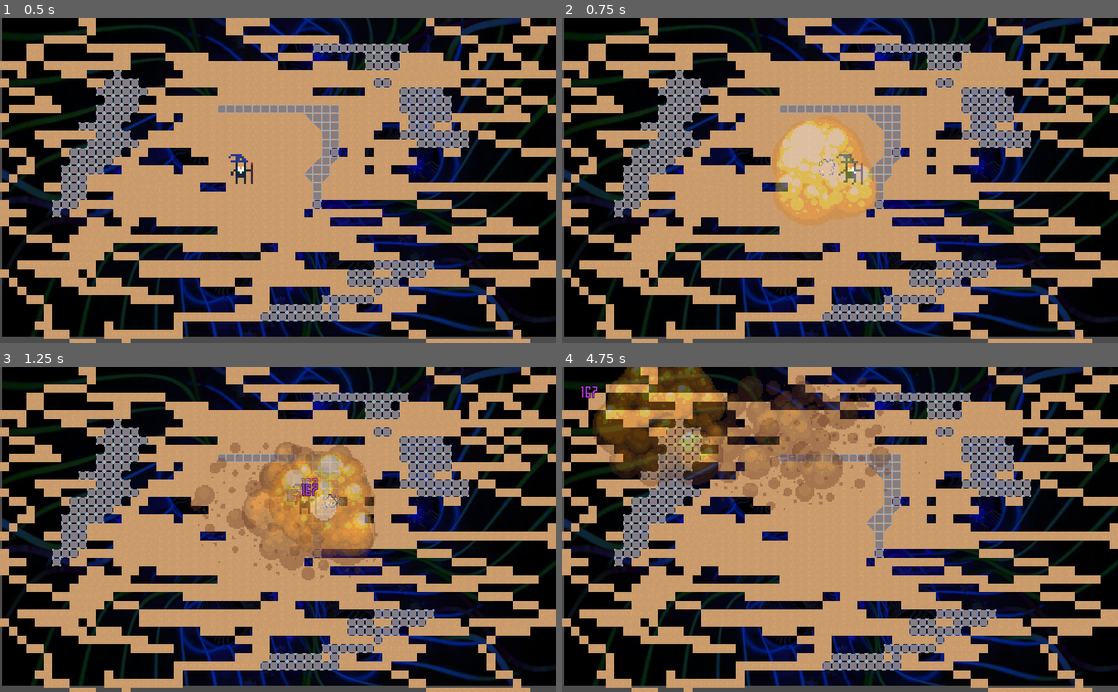
Above: before the commit, frames 1-4 (two rows, left to right).
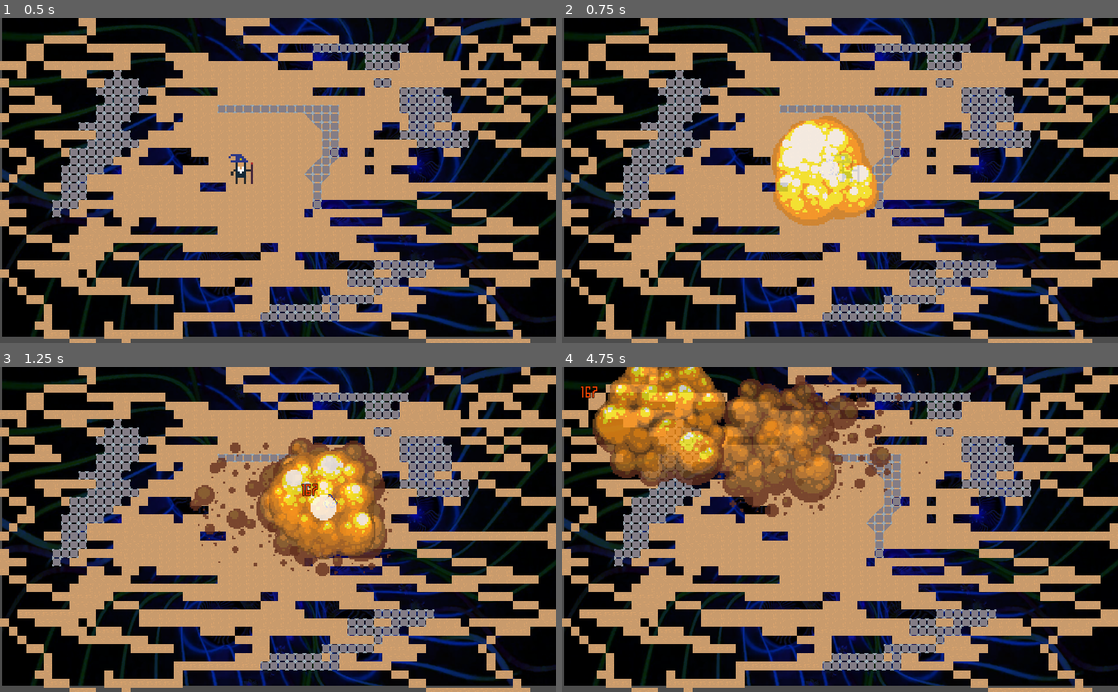
Above: after the commit, the same moments.

Repository: Magorx/olanir-cast
Game: Godot game, scene res://Main.tscn
Same seed, same stepped clock (60 frames per second), same inputs: the game is played once before the commit and once after it.
Inputs (mouse positions are in pixels of both pictures, inside the frame that each line leads up to):
- Up to frame 1 (0.5 s): no input
- Up to frame 2 (0.75 s): tap Enter at 0.5 s; move the mouse to (962, 164) at 0.52 s; press the mouse at (962, 164) at 0.53 s; hold D (move_right) from 0.53 s (still down)
- Up to frame 3 (1.25 s): keep holding D (move_right)
- Up to frame 4 (4.75 s): move the mouse to (728, 545) at 1.27 s; release D (move_right) at 1.28 s; release the mouse at (728, 545) at 1.28 s; hold S (move_down) 1.28-2.03 s; click (728, 545) at 1.35 s; move the mouse to (895, 458) at 2.02 s; press the mouse at (895, 458) at 2.03 s; hold D (move_right) 2.03-2.78 s; move the mouse to (812, 594) at 2.77 s; release the mouse at (812, 594) at 2.78 s; hold W (move_up) 2.78-3.53 s; click (812, 594) at 2.85 s; move the mouse to (1006, 578) at 3.52 s; press the mouse at (1006, 578) at 3.53 s; hold A (move_left) from 3.53 s (still down); move the mouse to (673, 480) at 4.27 s; release the mouse at (673, 480) at 4.28 s; click (673, 480) at 4.35 s

Frame 1 is identical in both runs. In frame 2, 5.0% of the frame differs, in the area x 37-57%, y 30-64%; in frame 3, 8.9%; in frame 4, 16%, in the area x 3-69%, y 0-47%.

Commit message:
running caster no long kills himself

Diff:
--- a/src/Main.gd
+++ b/src/Main.gd
@@ -9,7 +9,7 @@
 # Called when the node enters the scene tree for the first time.
 func _ready():
     randomize()
-    Controller.set_controlled($Unit)
+    Controller.set_controlled($Creature)
 
 
 # Called every frame. 'delta' is the elapsed time since the previous frame.
--- a/src/Main.tscn
+++ b/src/Main.tscn
@@ -90,8 +90,6 @@
 format = 1
 tile_data = PoolIntArray( 655385, 1, 0, 655386, 1, 0, 655387, 1, 0, 655388, 1, 0, 655389, 1, 0, 655390, 1, 0, 655391, - …(622 unchanged characters)…
 
-[node name="Unit" parent="." groups=["units"] instance=ExtResource( 1 )]
+[node name="Creature" parent="." groups=["units"] instance=ExtResource( 1 )]
 position = Vector2( 442, 275 )
-collision_layer = 1
 collision_mask = 529
-max_velocity = 10.0
--- a/src/area_effect/collection/AreaEffectCircle.gd
+++ b/src/area_effect/collection/AreaEffectCircle.gd
@@ -5,7 +5,6 @@
 
 
 export var radius: float = 5
-export var color: Color = Color(255, 255, 255, 255 / 2)
 
 
 var spell: Spell
@@ -35,12 +34,12 @@
             var dir = unit.position - position
             dir = dir.normalized()
 
-#            body.velocity += dir * 64 * 50
+#            body.velocity += dir * 64 * 25
 
             if body is Creature:
 #                body.set_state("move")
 
-                body.deal_damage(Damage.new(Damage.Type.energy, 167))
+                body.deal_damage(Damage.new(Damage.Type.fire, 167))
 
     .on_effect_tick()
 
--- a/src/area_effect/collection/AreaEffectCircle.tscn
+++ b/src/area_effect/collection/AreaEffectCircle.tscn
@@ -70,12 +70,11 @@
 } ]
 
 [node name="AreaEffectCircle" instance=ExtResource( 1 )]
-modulate = Color( 1, 1, 1, 0.352941 )
+modulate = Color( 1, 1, 1, 0.784314 )
 scale = Vector2( 2, 2 )
 script = ExtResource( 3 )
 one_shot = true
 radius = 100.0
-color = Color( 1, 0.505882, 0.505882, 0.501961 )
 
 [node name="CollisionShape2D" parent="." index="0"]
 shape = SubResource( 1 )
--- a/src/creature/Creature.gd
+++ b/src/creature/Creature.gd
@@ -11,13 +11,18 @@
     pass # Replace with function body.
 
 
+func _physics_process(_delta):
+#    print("creat ", self, " ", position, " vel ", velocity)
+    var __ = move_and_slide(velocity)
+
+
 func init_states():
     .init_states()
 
-    states["idle"] = CreatureStateIdle.new(self, funcref(self, "set_state"))
-    states["move"] = CreatureStateMove.new(self, funcref(self, "set_state"))
-    states["move_release"] = CreatureStateMoveRelease.new(self, funcref(self, "set_state"))
-    states["move_attack"] = CreatureStateMoveAttack.new(self, funcref(self, "set_state"))
+    states["idle"]          = CreatureStateIdle         .new(self, funcref(self, "set_state"))
+    states["move"]          = CreatureStateMove         .new(self, funcref(self, "set_state"))
+    states["move_release"]  = CreatureStateMoveRelease  .new(self, funcref(self, "set_state"))
+    states["move_attack"]   = CreatureStateMoveAttack   .new(self, funcref(self, "set_state"))
 
     set_state("idle")
 
@@ -34,3 +39,8 @@
     damage_number.setup(position, damage.damage_overriden(final_damage))
 
     add_sibling_node(damage_number)
+
+    $ColorModulator.moduate(damage.color, 0.5)
+
+
+#func
--- a/src/creature/Creature.tscn
+++ b/src/creature/Creature.tscn
@@ -15,3 +15,5 @@
 shape = SubResource( 1 )
 
 [node name="Stats" parent="." index="2" instance=ExtResource( 3 )]
+move_attack_time = 0.3
+move_release_time = 0.3
--- a/src/creature/states/idle.gd
+++ b/src/creature/states/idle.gd
@@ -13,7 +13,7 @@
 
     unit.get_node("AnimatedSprite").play("idle")
 
-    if unit.velocity.length_squared() > GameInfo.MIN_VELOCITY_LENGTH_SQUARED:
+    if unit.is_trying_to_move:
         set_state.call_func("move_attack")
     else:
         unit.velocity = Vector2(0, 0)
--- a/src/game_info/GameInfo.gd
+++ b/src/game_info/GameInfo.gd
@@ -4,8 +4,8 @@
 const TILE_SIZE = 64
 const EPS = 1e-5
 
-const MIN_VELOCITY_LENGTH = 1
-const MIN_VELOCITY_LENGTH_SQUARED = MIN_VELOCITY_LENGTH * MIN_VELOCITY_LENGTH
+const MIN_VELOCITY = 1
+const MIN_VELOCITY_SQUARED = MIN_VELOCITY * MIN_VELOCITY
 
 const MAX_CASTING_LEVEL = 10
 const CASTING_LEVEL_DEFAULT = 5
--- a/src/magic/rune/collection/rune_spawn_projectile.gd
+++ b/src/magic/rune/collection/rune_spawn_projectile.gd
@@ -37,7 +37,8 @@
     _ign = proj.connect("lifetime_expired", self, "on_proj_lifetime_expired")
     _ign = proj.connect("expired", self, "on_proj_expired")
 
-    proj.on_fire(caster, position + shift, direction)
+    print("cast on ", cast_position + shift)
+    proj.on_fire(caster, cast_position + shift, cast_direction)
 
     return true
 
@@ -63,10 +64,12 @@
 
 
 func shift_projectile_from_caster(proj):
-    var shift = cast_direction * (caster.cast_radius + proj.safecast_shift)
+    var shift = cast_direction * (caster.cast_radius + proj.safecast_shift * 2 + 1)
 
-#    if caster.direction.dot(caster.velocity) > 0:
-#        shift += caster.velocity.normalized() * caster.max_velocity * (2 / Engine.iterations_per_second)
+    var dot = caster.direction.dot(caster.actual_velocity.normalized())
+
+    if dot > 0:
+        shift += cast_direction * caster.cast_radius * dot
 
     return shift
 
--- a/src/projectile/Projectile.gd
+++ b/src/projectile/Projectile.gd
@@ -49,24 +49,29 @@
     emit_signal("fired")
 
 
+func stop():
+    velocity = Vector2(0, 0)
+    set_deferred("disabled", true)
+
+
 func on_hit(collision: KinematicCollision2D):
     emit_signal("hit", collision)
 
-    velocity = Vector2(0, 0)
+    stop()
     on_expire()
 
 
 func on_hit_unit(unit: Unit):
     emit_signal("hit_unit", unit)
 
-    velocity = Vector2(0, 0)
+    stop()
     on_expire()
 
 
 func on_lifetime_expire():
     emit_signal("lifetime_expired")
 
-    velocity = Vector2(0, 0)
+    stop()
     on_expire()
 
 
--- a/src/projectile/collection/EnergyBalt.gd
+++ b/src/projectile/collection/EnergyBalt.gd
@@ -19,5 +19,6 @@
 func on_expire():
     $CollisionShape2D.set_deferred("disabled", true)
     $AnimatedSprite.play("boom")
+    stop()
     yield($AnimatedSprite, "animation_finished")
     .on_expire()
--- a/src/projectile/collection/EnergyBalt.tscn
+++ b/src/projectile/collection/EnergyBalt.tscn
@@ -26,10 +26,9 @@
 [node name="EnergyBalt" instance=ExtResource( 3 )]
 scale = Vector2( 2, 2 )
 script = ExtResource( 4 )
-safecast_shift = 12.0
+safecast_shift = 5.0
 
 [node name="CollisionShape2D" parent="." index="0"]
-rotation = 2.35619
 shape = SubResource( 3 )
 
 [node name="AnimatedSprite" parent="." index="1"]
--- a/src/unit/Unit.gd
+++ b/src/unit/Unit.gd
@@ -7,6 +7,10 @@
 
 var velocity: Vector2 = Vector2(0, 0)
 var input_velocity: Vector2 = Vector2(0, 0)
+
+var last_tick_position: Vector2 = Vector2(0, 0)
+var actual_velocity: Vector2 = Vector2(0, 0)
+
 var is_trying_to_move: bool = false
 
 var team: int = 0
@@ -21,6 +25,7 @@
 # Called when the node enters the scene tree for the first time.
 func _ready():
     max_velocity *= GameInfo.TILE_SIZE
+    $ColorModulator.setup(self)
 
 
 func _process(delta):
@@ -28,7 +33,11 @@
 
 
 func _physics_process(_delta):
-    var _collision = move_and_slide(velocity)
+    actual_velocity = (position - last_tick_position) / _delta
+    last_tick_position = position
+
+    if actual_velocity.length() < GameInfo.MIN_VELOCITY:
+        actual_velocity = Vector2(0, 0)
 
 
 func alter_velocity_to(new_velocity):
--- a/src/unit/Unit.tscn
+++ b/src/unit/Unit.tscn
@@ -1,6 +1,7 @@
-[gd_scene load_steps=2 format=2]
+[gd_scene load_steps=3 format=2]
 
 [ext_resource path="res://unit/Unit.gd" type="Script" id=1]
+[ext_resource path="res://utils/color_modulator/color_modulator.tscn" type="PackedScene" id=2]
 
 [node name="Unit" type="KinematicBody2D" groups=["units"]]
 collision_layer = 16
@@ -13,3 +14,5 @@
 [node name="CollisionShape2D" type="CollisionShape2D" parent="."]
 
 [node name="AnimatedSprite" type="AnimatedSprite" parent="."]
+
+[node name="ColorModulator" parent="." instance=ExtResource( 2 )]
--- /dev/null
+++ b/src/utils/color_modulator/color_modulator.gd
@@ -0,0 +1,39 @@
+extends Node
+
+
+var target: Node
+var default_modulation: Color = Color(1, 1, 1, 1)
+var current_modualtion: Color
+
+var modulating: bool = false
+
+
+func _ready():
+    pass # Replace with function body.
+
+
+# Called every frame. 'delta' is the elapsed time since the previous frame.
+func _process(_delta):
+    if not modulating:
+        return
+
+    var coef = $Timer.time_left / $Timer.wait_time
+    var modulation = lerp(default_modulation, current_modualtion, coef)
+    target.set_modulate(modulation)
+
+
+func setup(target_: Node2D):
+    target = target_
+    default_modulation = target.modulate
+
+
+func moduate(color, time):
+    current_modualtion = color
+    $Timer.wait_time = time
+    $Timer.start()
+
+    modulating = true
+
+
+func _on_Timer_timeout():
+    modulating = false
--- /dev/null
+++ b/src/utils/color_modulator/color_modulator.tscn
@@ -0,0 +1,10 @@
+[gd_scene load_steps=2 format=2]
+
+[ext_resource path="res://utils/color_modulator/color_modulator.gd" type="Script" id=1]
+
+[node name="ColorModulator" type="Node"]
+script = ExtResource( 1 )
+
+[node name="Timer" type="Timer" parent="."]
+
+[connection signal="timeout" from="Timer" to="." method="_on_Timer_timeout"]
Not shown, removed: src/projectile/Projectile.tscn.tmp
